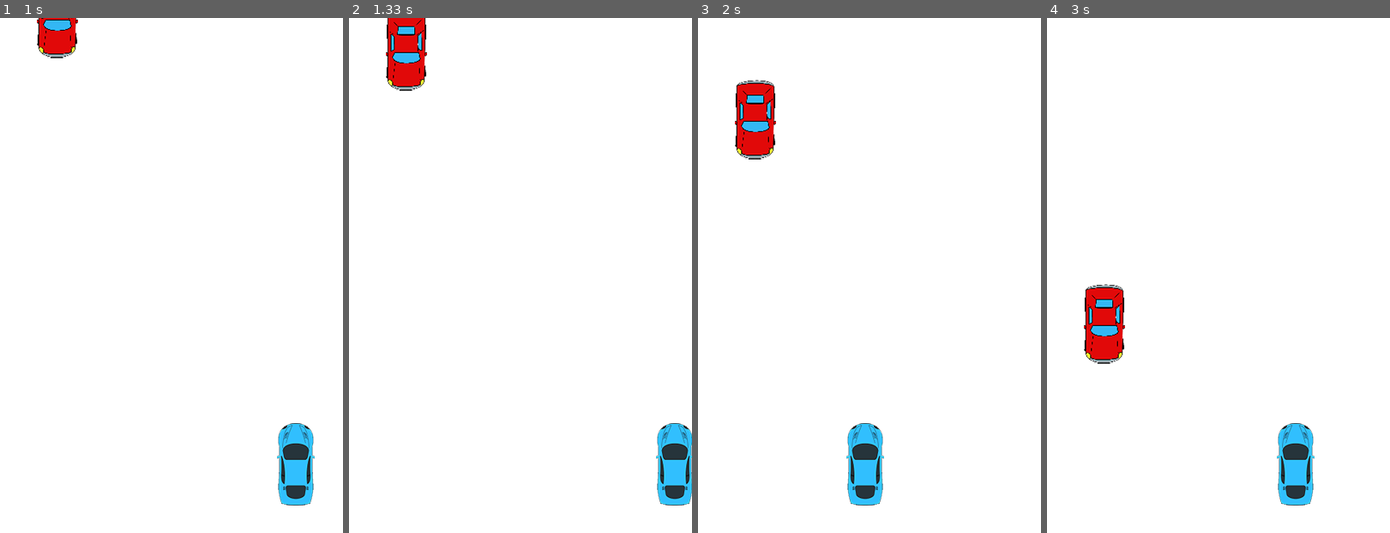
Above: before the commit, frames 1-4 (left to right).
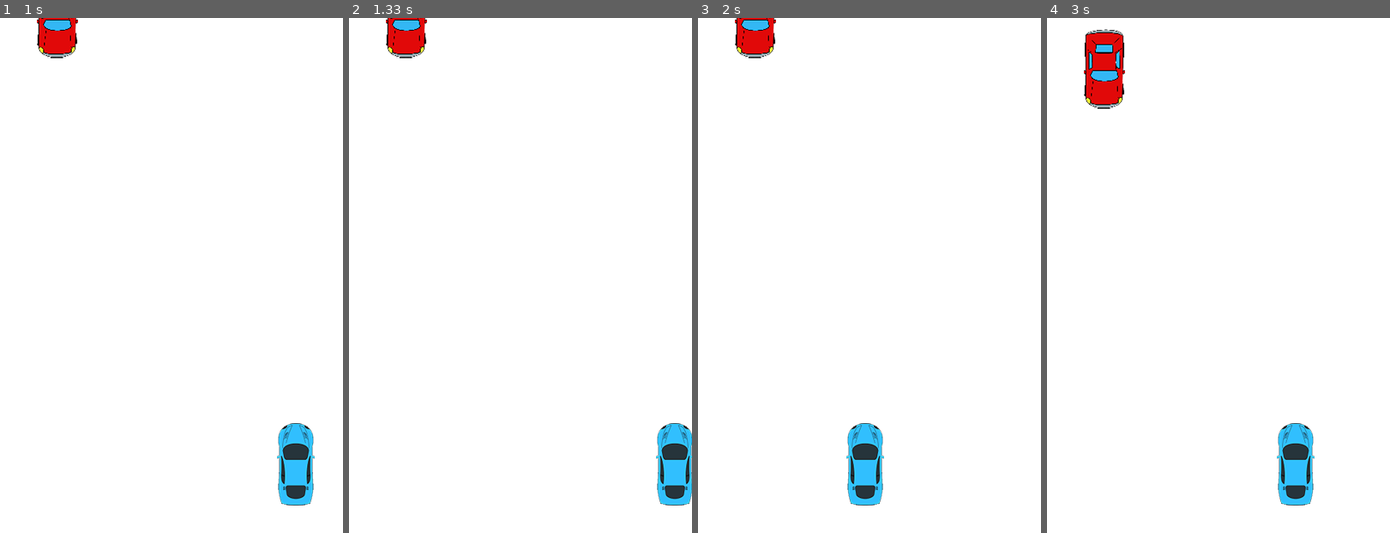
Above: after the commit, the same moments.

Repository: BenjaminLawrence/LearningPyGame
Game: pygame game, started from main.py
The game is run twice, just before and just after one commit, with the same random seed, the same clock (stepped at 60 frames per second) and the same inputs.
Inputs:
- Up to frame 1 (1 s): hold Right 0.33-0.8 s; hold Right from 0.83 s (still down)
- Up to frame 2 (1.33 s): release Right at 1.3 s
- Up to frame 3 (2 s): hold Left 1.33-1.87 s; hold Left from 1.9 s (still down)
- Up to frame 4 (3 s): release Left at 2.3 s; hold Right 2.33-2.97 s

Frame 1 is identical in both runs. In frame 2, 1.2% of the frame differs, in the area x 10-23%, y 0-15%; in frame 3, 2.5%; in frame 4, 3.4%, in the area x 10-23%, y 2-68%.

Commit message:
Add fonts
Added several fonts for use in the game.

Diff:
--- a/main.py
+++ b/main.py
@@ -35,13 +35,20 @@
             enemies = pygame.sprite.Group()
             enemies.add(enemy1)
 
+            font = pygame.font.SysFont("Verdana", 60)
+            font_small = pygame.font.SysFont("Verdana", 20)
+            game_over = font.render("Game Over", True, BLACK)
+
+            background = pygame.image.load("AnimatedStreet.png")
+
             speed = 0
 
             # Game loop
             while True:
+
                 for event in pygame.event.get():
                     if event.type == inc_speed:
-                        speed += 2
+                        speed += 0.5
                     if event.type == QUIT:
                         pygame.quit()
                         sys.exit()
